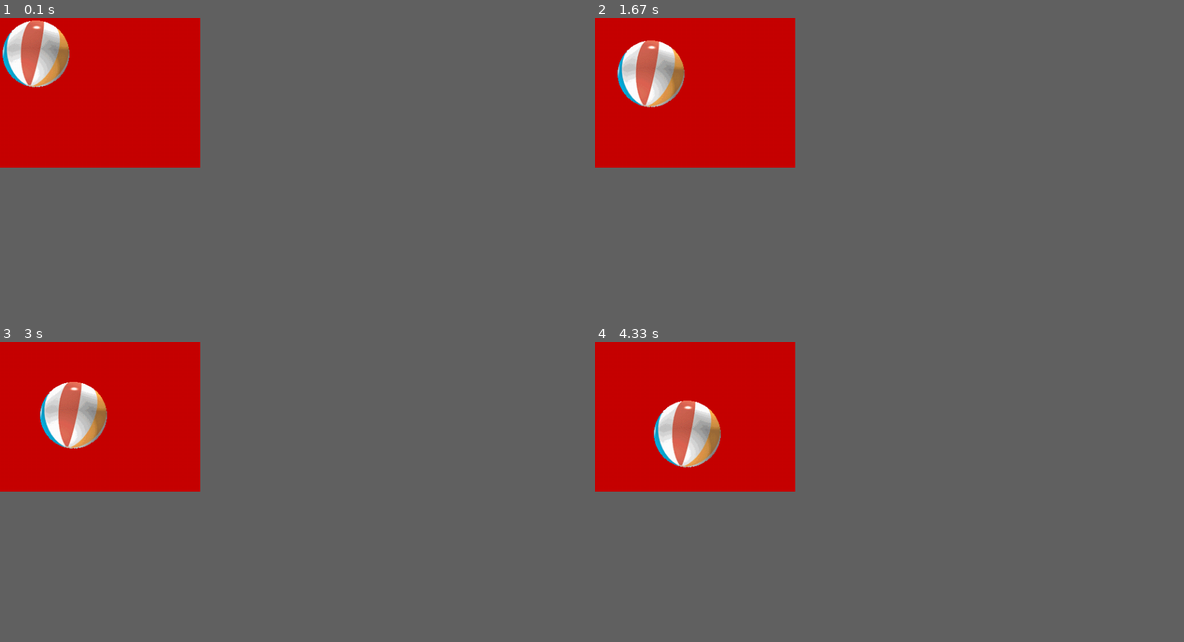
Above: before the commit, frames 1-4 (two rows, left to right).
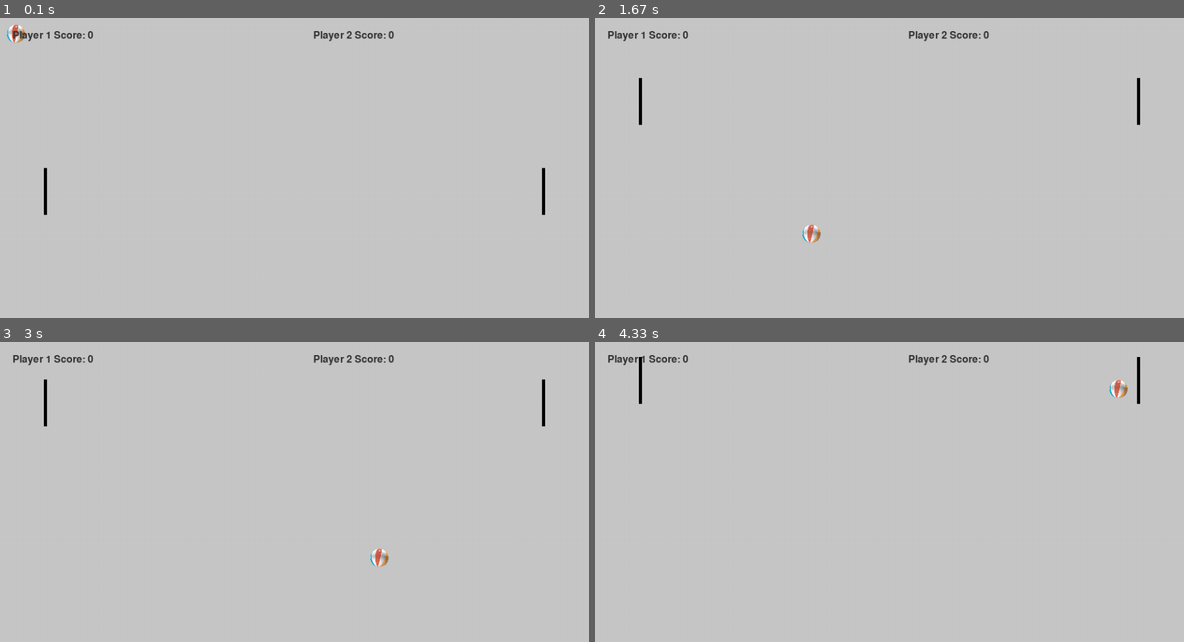
Above: after the commit, the same moments.

Repository: neromike2/pygame_test
Game: pygame game, started from main.py
Two runs of this game, one before a commit and one after it. Both use one fixed random seed, a clock stepped at 60 frames per second and the inputs below.
Inputs:
- Up to frame 1 (0.1 s): no input
- Up to frame 2 (1.67 s): hold W 0.33-0.8 s; hold Up 0.33-0.8 s; hold Up 0.83-1.3 s; hold W 0.83-1.3 s; hold Down 1.33-1.63 s; hold S 1.33-1.63 s
- Up to frame 3 (3 s): hold Up 1.67-2.03 s; hold W 1.67-2.03 s; hold Down 2.07-2.43 s; hold S 2.07-2.43 s; hold Up 2.47-2.77 s; hold W 2.47-2.77 s; hold Down from 2.8 s (still down); hold S from 2.8 s (still down)
- Up to frame 4 (4.33 s): release Down at 3.1 s; release S at 3.1 s; hold Up 3.13-3.5 s; hold W 3.13-3.5 s; hold Down 3.53-3.9 s; hold S 3.53-3.9 s; hold Up 3.93-4.23 s; hold W 3.93-4.23 s; hold Down from 4.27 s (still down); hold S from 4.27 s (still down)
In our replay, the window is 306x229 before the commit and 900x459 after it. These sizes can differ from the game's own. Grey fills any space a smaller window leaves; there, only what the larger window draws over its background counts as a difference.

The runs differ from the first frame. In frame 1, 17% of the frame differs, in the area x 0-93%, y 0-66%; in frame 2, 17%; in frame 3, 17%, in the area x 0-93%, y 0-75%; in frame 4, 17%.

Commit message:
slow the ball down ability to pause ball with space bar

Diff:
--- a/main.py
+++ b/main.py
@@ -1,50 +1,117 @@
 import sys, pygame
+import random
 pygame.init()
 
+def resetBall():
+    ballrect.left = width / 2
+    ballrect.top = height / 2
+    if random.randint(0,1):
+        speed[0] *= -1
+    if random.randint(0, 1):
+        speed[1] *= -1
+
+def overlap(lower1, upper1, lower2, upper2):
+    return(not(lower1 > upper2 and lower2 > upper1))
+
+paddleSpeed = 12
 pygame.display.set_caption('test caption')
-
-size = width, height = 320, 240
-ball_speed = 2
-speed = [ball_speed, ball_speed]
+size = width, height = 940, 480
+speed = [10, 10]
 ball_speed_curr = speed
-black = 200, 0, 0
-ballSize= 10
+backgroundColor = 200, 200, 200
+paddleColor = 0, 0, 0
+textColor = 50, 50, 50
+ballSize = 30
 screen = pygame.display.set_mode(size)
-GameSpeed=20
+GameSpeed = 20
 ball = pygame.image.load("intro_ball.gif")
+ball = pygame.transform.scale(ball, (ballSize, ballSize))
 ballrect = ball.get_rect()
 space_pressed = False
+up_pressed=False
+down_pressed=False
 ball_moving = True
+background_color = backgroundColor
+score2=0
+
+
+rectHeight = 75
+rectWidth = 5
+rectX = width-75
+rectY = height/2
+rectPos = [rectX, rectY, rectWidth, rectHeight]
+recta = pygame.draw.rect(screen, paddleColor, rectPos, 0)
+rectY2=height/2
+rectX2 = (width-rectX)-rectWidth
+rectPos2 = [rectX2, rectY, rectWidth, rectHeight]
+recta2 = pygame.draw.rect(screen, paddleColor, rectPos, 0)
+
+GameClock = pygame.time.Clock()
+
+font = pygame.font.SysFont(None, 24)
+score = 0
 
 while 1:
-    GameClock=pygame.time.Clock()
     for event in pygame.event.get():
         if event.type == pygame.QUIT: sys.exit()
 
-        if event.type == pygame.KEYDOWN and pygame.K_SPACE and space_pressed == False:
-            space_pressed = True
-        if space_pressed and event.type == pygame.KEYUP:
-            space_pressed = False
+  #      if event.type == pygame.KEYDOWN and pygame.K_SPACE and space_pressed == False:
+  #          space_pressed = True
+  #      if space_pressed and event.type == pygame.KEYUP:
+  #          space_pressed = False
+   # if space_pressed:
+   #     if ball_moving:
+  #          ball_speed_curr = speed[:]
+   #         speed[0] = 0
+ #           speed[1] = 0
+  #          ball_moving = False
+   #     else:
+  #          speed = ball_speed_curr[:]
+  #          ball_moving = True
+  #      space_pressed = False
 
-    if space_pressed:
-        if ball_moving:
-            ball_speed_curr = speed[:]
-            speed[0] = 0
-            speed[1] = 0
-            ball_moving = False
-        else:
-            speed = ball_speed_curr[:]
-            ball_moving = True
-        space_pressed = False
+    pressed = pygame.key.get_pressed()
+    if pressed[pygame.K_UP] and rectY>0:
+        rectY = rectY - paddleSpeed
+    if pressed[pygame.K_DOWN] and (rectY+rectHeight)<height:
+        rectY = rectY + paddleSpeed
 
     GameClock.tick(GameSpeed)
+
+    if pressed[pygame.K_w] and rectY2>0:
+        rectY2 = rectY2 - paddleSpeed
+    if pressed[pygame.K_s] and (rectY2+rectHeight)<height:
+        rectY2 = rectY2 + paddleSpeed
     ballrect = ballrect.move(speed)
-    if ballrect.left < 0 or ballrect.right > width:
+    #if ballrect.left < 0 or ballrect.right > width or ((ballrect.right >= rectX) and (ballrect.right <= rectX + rectWidth) and overlap((rectY+rectHeight),rectY,ballrect.bottom,ballrect.top) ):
+    #    speed[0] = -speed[0]
+
+    if pygame.Rect.colliderect(recta, ballrect):
         speed[0] = -speed[0]
+
+    if pygame.Rect.colliderect(recta2, ballrect):
+        speed[0] = -speed[0]
+
+    if ballrect.left < 0:
+        speed[0] = -speed[0]
+        score2 += 1
+        resetBall()
+    if ballrect.right > size[0]:
+        speed[0] = -speed[0]
+        score += 1
+        resetBall()
+
     if ballrect.top < 0 or ballrect.bottom > height:
         speed[1] = -speed[1]
 
-    screen.fill(black)
+    screen.fill(background_color)
     screen.blit(ball, ballrect)
+    screen.blit(font.render('Player 1 Score: ' + str(score), True, textColor), (20, 20))
+    screen.blit(font.render('Player 2 Score: ' + str(score2), True, textColor), (500, 20))
+
+    rectPos = [rectX, rectY, rectWidth, rectHeight]
+    recta = pygame.draw.rect(screen, paddleColor, rectPos, 0)
+    rectPos2 = [rectX2, rectY2, rectWidth, rectHeight]
+    recta2 = pygame.draw.rect(screen, paddleColor, rectPos2, 0)
     pygame.display.flip()
 pygame.quit()
